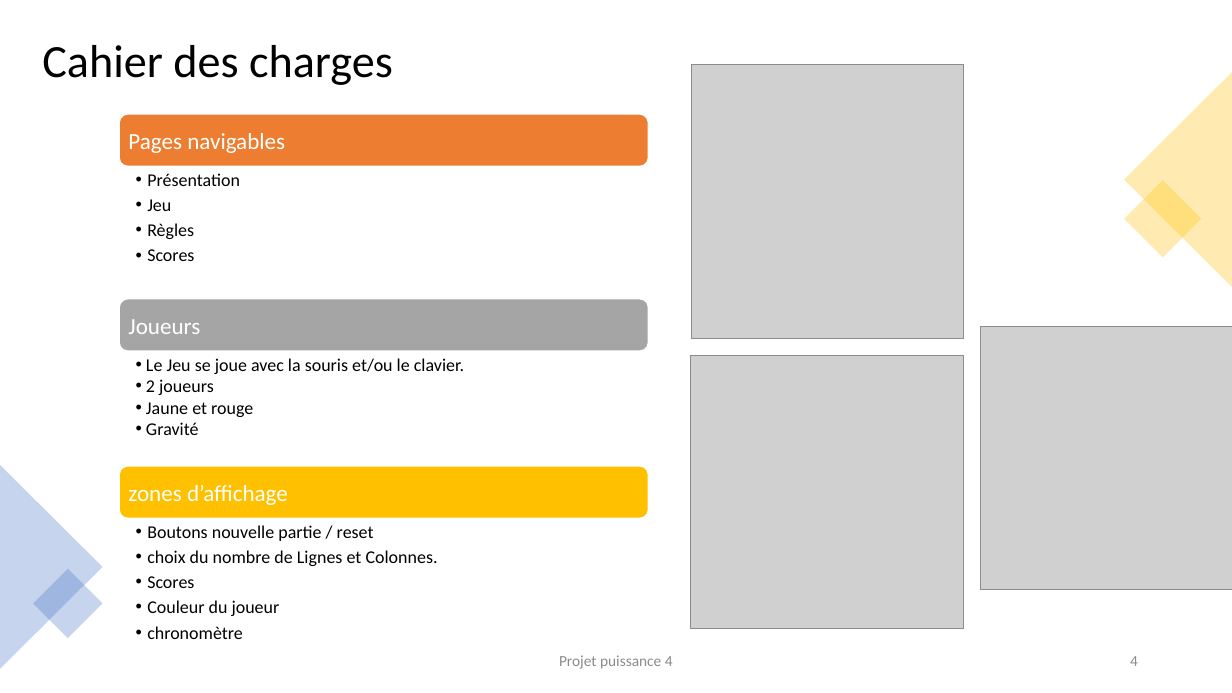
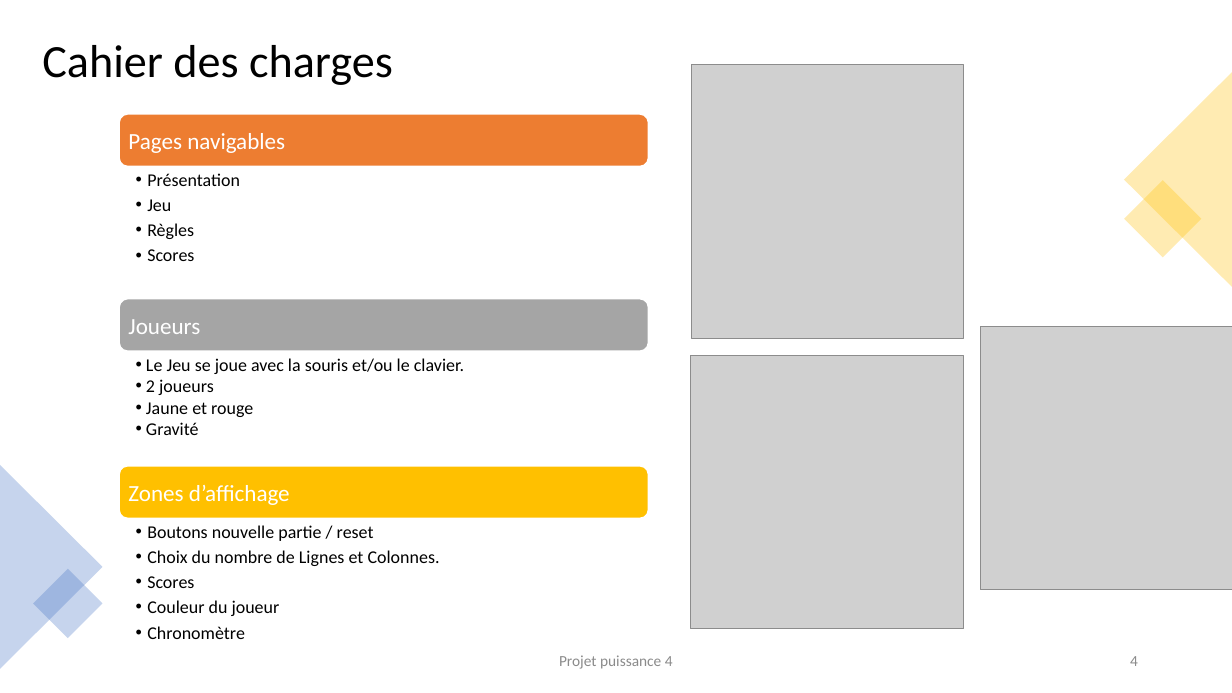
Before and after one commit to Baptiste-Crepin/Connect-4, a slide deck: slide 4 of Presentation Puissance 4.pptx. Drawn at 1232x693 pixels with LibreOffice and Linux fonts; fonts in the diff are those of the drawing; grey boxes stand for pictures. Boxes give left, top, right and bottom in pixels: in the first picture for what was removed or moved away, otherwise in the second. Text is boxed around its words. In the diff, an @@ line names an element or a change of style, - is before the commit and + after.

```diff
--- a/Presentation Puissance 4.pptx
+++ b/Presentation Puissance 4.pptx
@@ text at box(128, 485, 290, 505): text changed @@
-zones d’affichage
+Zones d’affichage
@@ text at box(147, 550, 440, 566): text changed @@
-  • choix du nombre de Lignes et Colonnes.
+  • Choix du nombre de Lignes et Colonnes.
@@ text at box(147, 626, 245, 639): text changed @@
-  • chronomètre
+  • Chronomètre
```
Also in this commit, not shown: 1 other slide changed, 4 other files.
